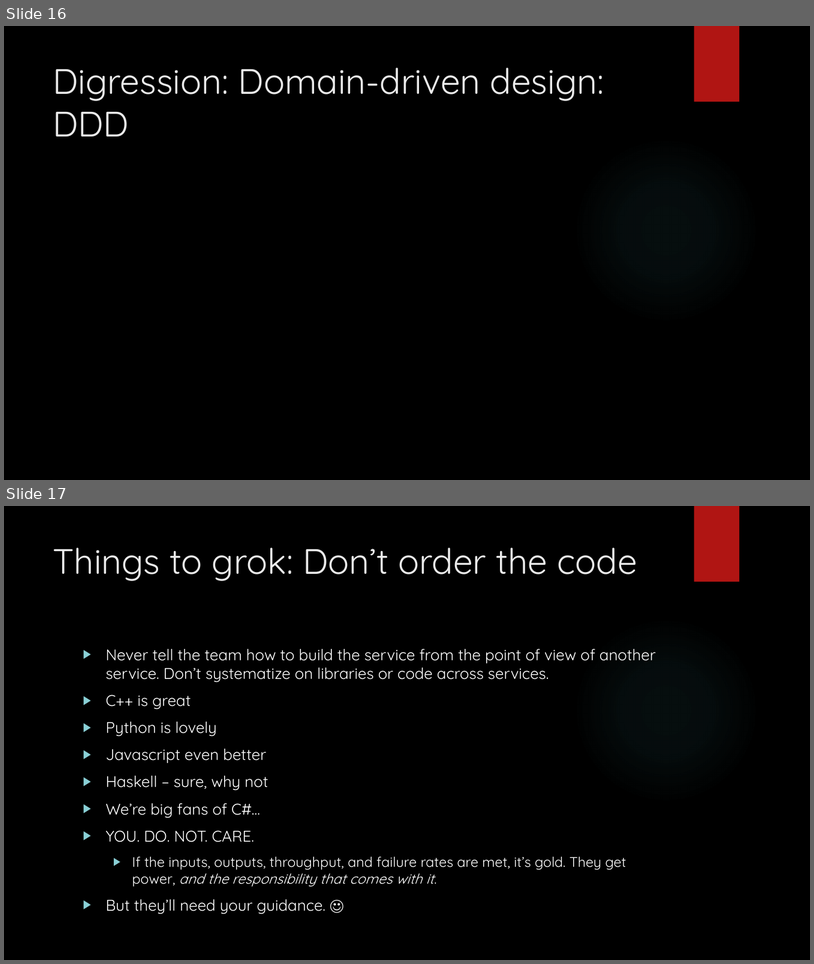
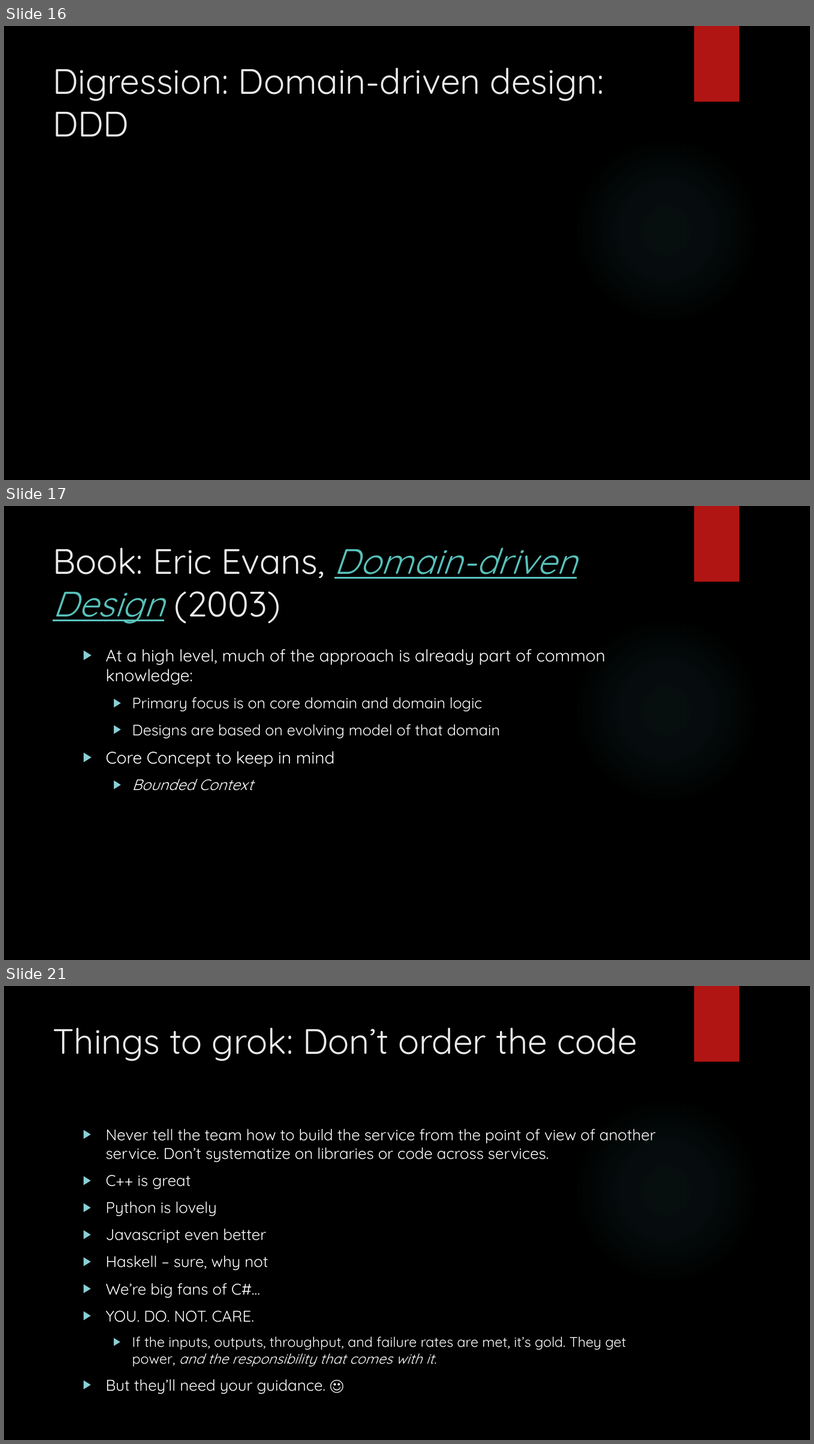
Before and after one commit to arif-aigonix/leap2015, a slide deck: Microservices Overview.pptx. Shown one above the other, each under a label of ours: slides 16 and 17 before the commit, slides 16, 17 and 21 after it; the slides between them are not shown. The pictures are 814x964 and 814x1444 pixels, drawn with LibreOffice and Linux fonts; fonts in the diff are those of the drawing; background and template pictures are left out. Boxes give left, top, right and bottom in pixels: in the first picture for what was removed or moved away, otherwise in the second. Text is boxed around its words. In the diff, an @@ line names an element or a change of style, - is before the commit and + after.

Commit message:
basic domain design high-level

```diff
--- a/Microservices Overview.pptx
+++ b/Microservices Overview.pptx
@@ slide 17 added at (4,506,810,960), background picture (left out); not listed: 2 template elements that a slide beside it also shows @@
@@ title added at (53,547,577,624), 42 pt, text #EBEBEB @@
+Book: Eric Evans, Domain-driven Design (2003)
@@ text added at (106,649,606,790), 18 pt, text #FFFFFF @@
+▶ At a high level, much of the approach is already part of common knowledge:
+  ▶ Primary focus is on core domain and domain logic
+  ▶ Designs are based on evolving model of that domain
+▶ Core Concept to keep in mind
+  ▶ Bounded Context
@@ what was slide 17 is now slide 21 @@
```
Also in this commit, not shown: 3 other slides added.
